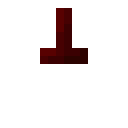
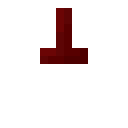
Layers edited between the first and the second w=128, h=128 image:
painted on "Background" over [40, 8, 88, 64]
